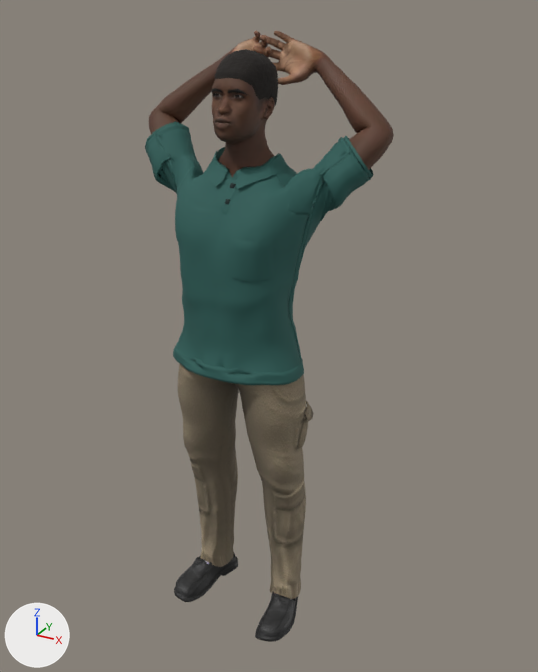
Renders of the glTF model assets/props/people-andre-stretch-open.glb from each side of a commit.
The view is the same before and after, from a 50 mm lens placed at (1.087, -1.828, 0.93), pointed at (0.052, 0.054, -0.01). Lighting does not change. The marker at lower left points along +X, +Y and +Z. The older version comes first. Vertices at exactly the same position are counted once.

The older version as bpy lines, for what is in view:
```python
mat_human_namuhekam_male_polo_shirt = principled_material('Human.namuhekam_male_polo_shirt')
mat_human_namuhekam_male_polo_shirt.texture = img_people_andre_stretch_open__4_polo_base_color_png
mat_human_namuhekam_male_polo_shirt.roughness = 0.82
me_base_001 = bpy.data.meshes.new('base.001')
me_base_001.from_pydata(...)  # 34061 vertices, 65794 faces; spans x -0.39..0.39, y -0.21..0.21, z -1.0..0.87
me_base_001.materials.append(mat_human_body)  # picture img_young_darkskinned_male_diffuse
me_base_001.materials.append(mat_human_cortu_cargo_pants)
me_base_001.materials.append(mat_human_eyebrow012)
me_base_001.materials.append(mat_human_eyelashes01)
me_base_001.materials.append(mat_human_low_poly)  # picture img_people_andre_stretch_open__1_brown_eye_png_001
me_base_001.materials.append(mat_human_eyes_cornea)  # black #000000
me_base_001.materials.append(mat_human_namuhekam_male_polo_shirt)  # picture img_people_andre_stretch_open__4_polo_base_color_png
me_base_001.materials.append(mat_human_shoes04)
me_base_001.materials.append(mat_human_cropped_coil_hair)
me_base_001.materials.append(mat_human_teeth_base)  # picture img_teeth
ob_people_andre_stretch_open = bpy.data.objects.new('people-andre-stretch-open', me_base_001)
ob_people_andre_stretch_open.location = (0.0, 0.0, 0.0)
```
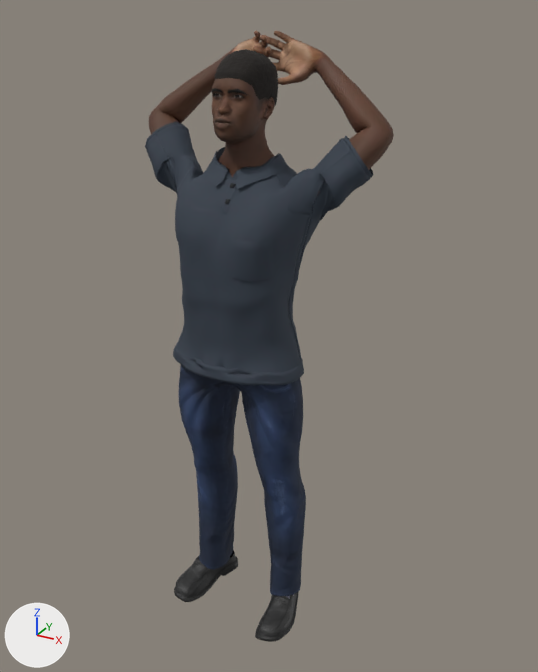
Location of each change, [x1, y1, x2, y2] in pixels of the pictures (538 x 672 px; the box of a moved part takes in the faces that stretch with it):
'people-andre-stretch-open', surface changed, reshaped: [145, 30, 394, 642] in both
part 1 of me_base_001, moved or reshaped: before [146, 60, 373, 642]; after [146, 63, 374, 642]
part 2 of me_base_001, recoloured: [190, 385, 295, 584] in both

What the commit changed:
Picture 'male_casualsuit04_normal' (img_male_casualsuit04_normal) is new.
Picture 'people-andre-stretch-open--4-male_casualsuit04_diffuse.png_plain' (img_people_andre_stretch_open__4_male_casualsuit04_diffuse_png_plain) is new.
Picture 'people-andre-stretch-open--5-Polo_Base_Color.png' (img_people_andre_stretch_open__5_polo_base_color_png) is new.
Material 'Human.namuhekam_male_polo_shirt' (mat_human_namuhekam_male_polo_shirt) changes its picture from img_people_andre_stretch_open__4_polo_base_color_png to img_people_andre_stretch_open__5_polo_base_color_png.
Material 'Human.male_casualsuit04_pants' (mat_human_male_casualsuit04_pants) is new.
Uses the picture img_male_casualsuit04_normal.
Uses the picture img_people_andre_stretch_open__4_male_casualsuit04_diffuse_png_plain.
me_base_001 is used by ob_people_andre_stretch_open; location (0.0, 0.0, 0.0).
me_base_001 had 34061 vertices, 65794 faces and spanned x -0.39..0.39, y -0.21..0.21, z -1.0..0.87.
me_base_001 now has 34285 vertices, 66380 faces and spans x -0.39..0.39, y -0.21..0.21, z -1.0..0.87.
me_base_001 part 1: 777 vertices moved within x -0.34..0.35, y -0.2..0.13, z -0.99..0.8; 2504 vertices removed from x -0.36..0.36, y -0.15..0.13, z -0.94..0.61; 2703 vertices added at x -0.36..0.36, y -0.15..0.13, z -0.94..0.61.
me_base_001 part 2: 137 faces spanning x -0.21..0.21, y -0.14..0.09, z -0.93..-0.04 switch from mat_human_cortu_cargo_pants to mat_human_male_casualsuit04_pants.
Other edits to the shape of me_base_001 do not show in these pictures.
